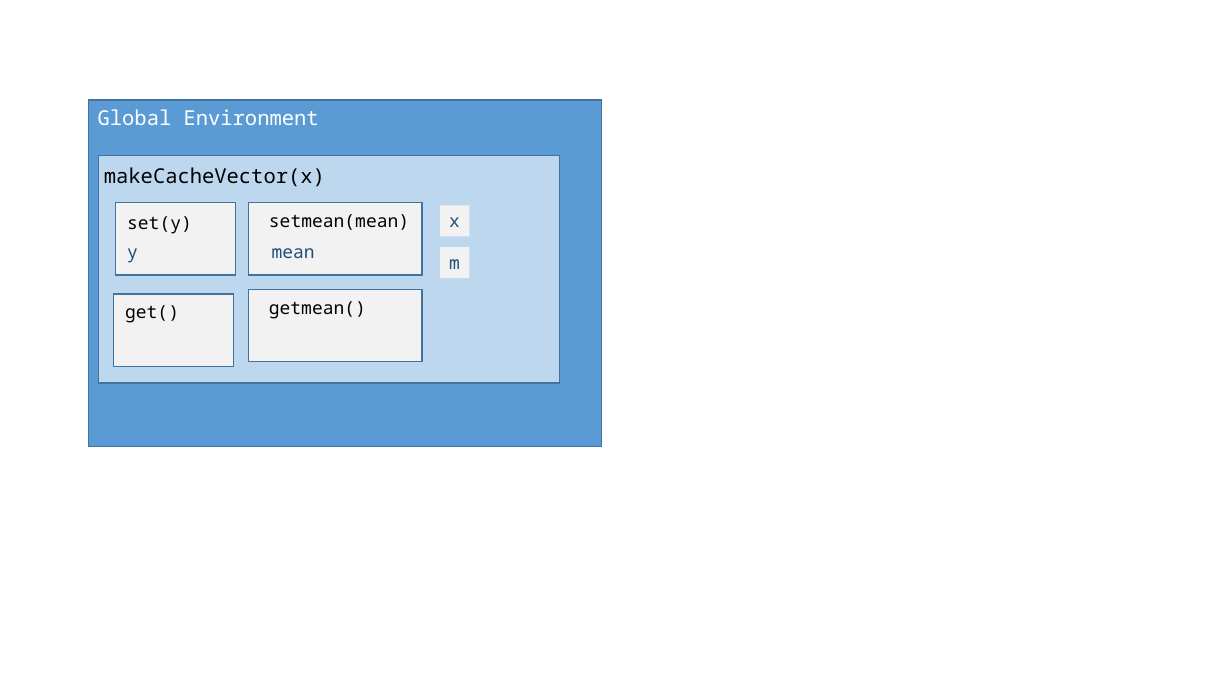
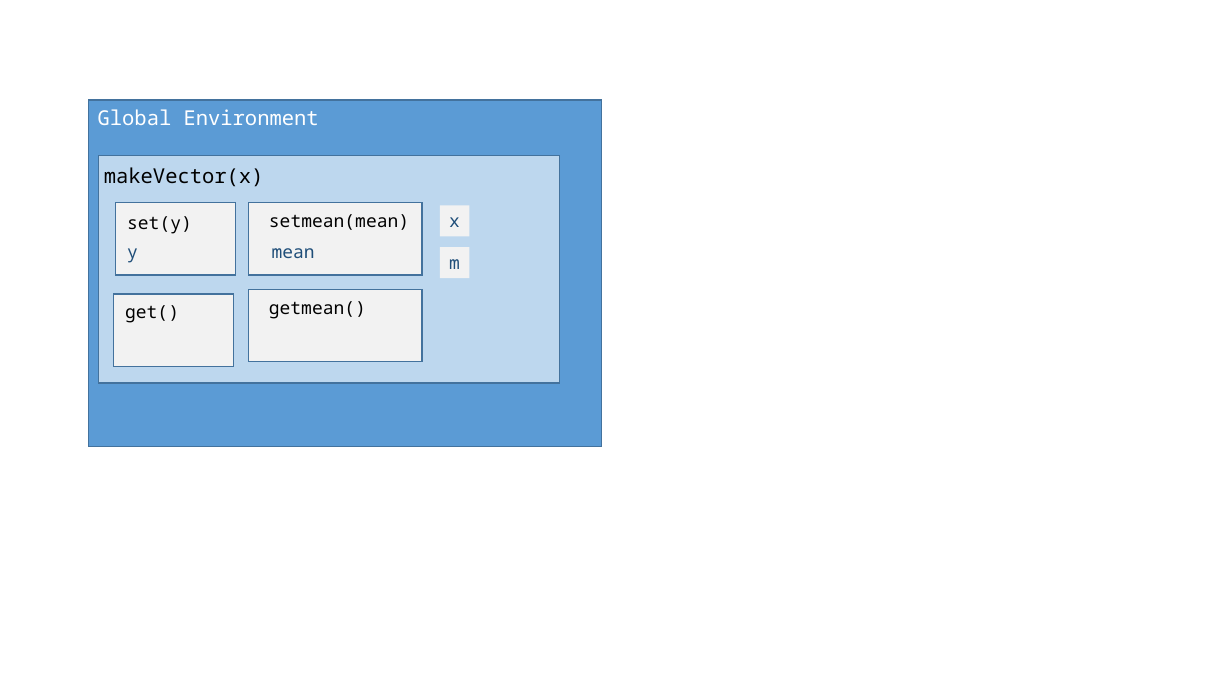
Before and after one commit to lgreski/datasciencectacontent, a slide deck: slide 1 of markdown/images/rprog-lexicalScopingDiagrams.pptx. Drawn at 1232x693 pixels with LibreOffice and Linux fonts; fonts in the diff are those of the drawing. Boxes give left, top, right and bottom in pixels: in the first picture for what was removed or moved away, otherwise in the second. Text is boxed around its words. In the diff, an @@ line names an element or a change of style, - is before the commit and + after.

```diff
--- a/markdown/images/rprog-lexicalScopingDiagrams.pptx
+++ b/markdown/images/rprog-lexicalScopingDiagrams.pptx
@@ text at box(104, 167, 264, 187): text changed @@
-makeCacheVector(x)
+makeVector(x)
```
Also in this commit, not shown: 3 other files.
